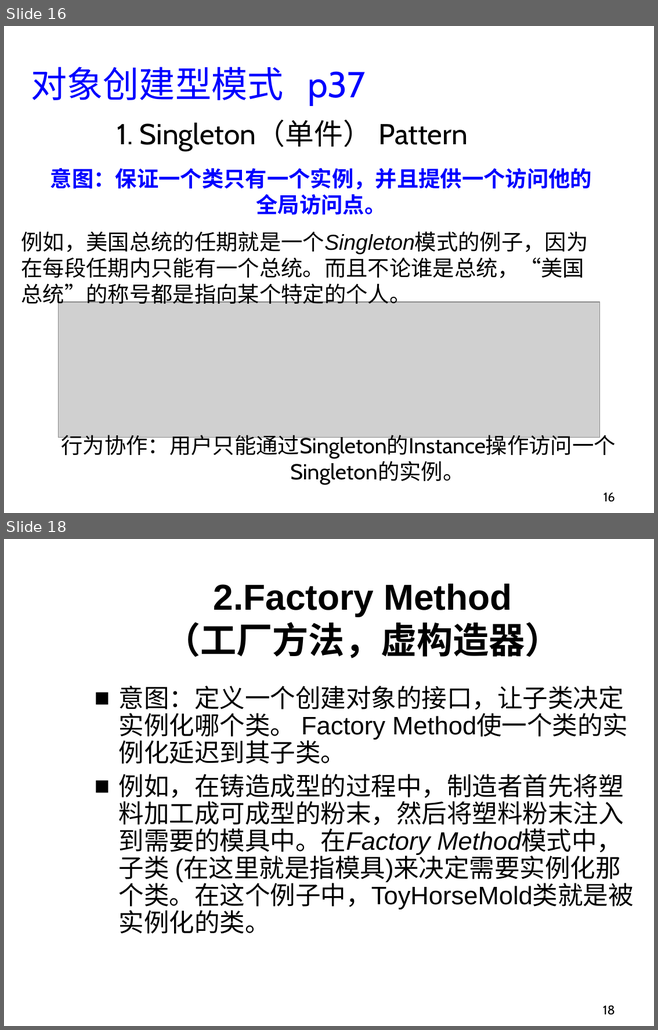
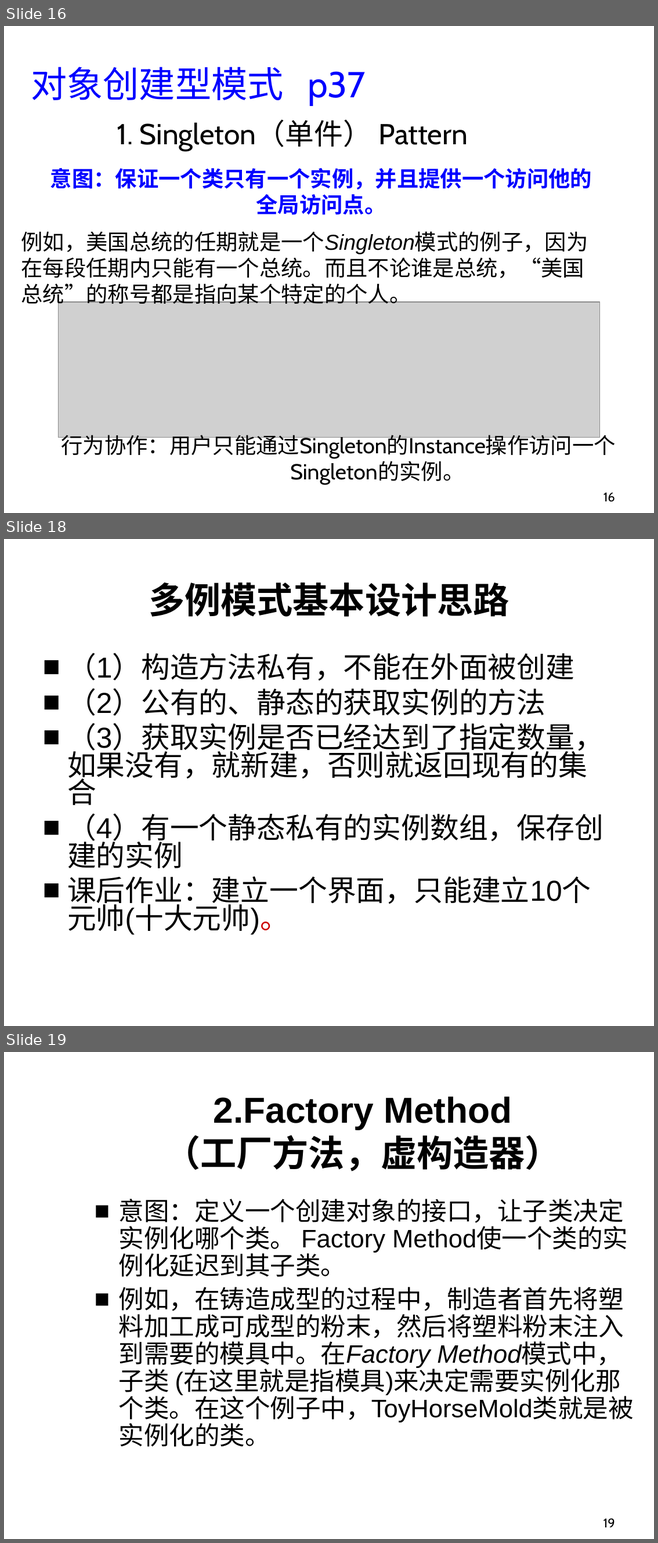
Before and after one commit to liangshanhero/sa, a slide deck: sa/文档/2019 软件体系结构（01）：软件设计模式.ppt. Shown one above the other, each under a label of ours: slides 16 and 18 before the commit, slides 16, 18 and 19 after it; the slides between them are not shown. The pictures are 658x1030 and 658x1543 pixels, drawn with LibreOffice and Linux fonts; fonts in the diff are those of the drawing; grey boxes stand for pictures; background and template pictures are left out. Boxes give left, top, right and bottom in pixels: in the first picture for what was removed or moved away, otherwise in the second. Text is boxed around its words. In the diff, an @@ line names an element or a change of style, - is before the commit and + after.

```diff
--- a/sa/文档/2019 软件体系结构（01）：软件设计模式.ppt
+++ b/sa/文档/2019 软件体系结构（01）：软件设计模式.ppt
@@ slide 18 added at box(4, 539, 654, 1026), background picture (left out) @@
@@ title added at box(148, 583, 509, 617), 40 pt, text #000000, bold @@
+多例模式基本设计思路
@@ text added at box(67, 653, 603, 935), 32 pt, text #000000 @@
+■ （1）构造方法私有，不能在外面被创建
+■ （2）公有的、静态的获取实例的方法
+■ （3）获取实例是否已经达到了指定数量，如果没有，就新建，否则就返回现有的集合
+■ （4）有一个静态私有的实例数组，保存创建的实例
+■ 课后作业：建立一个界面，只能建立10个元帅(十大元帅)。
@@ what was slide 18 is now slide 19 @@
@@ page number at box(603, 1518, 615, 1528): text changed @@
-18
+19
```
Also in this commit, not shown: 4 slides changed, 29 other files.
